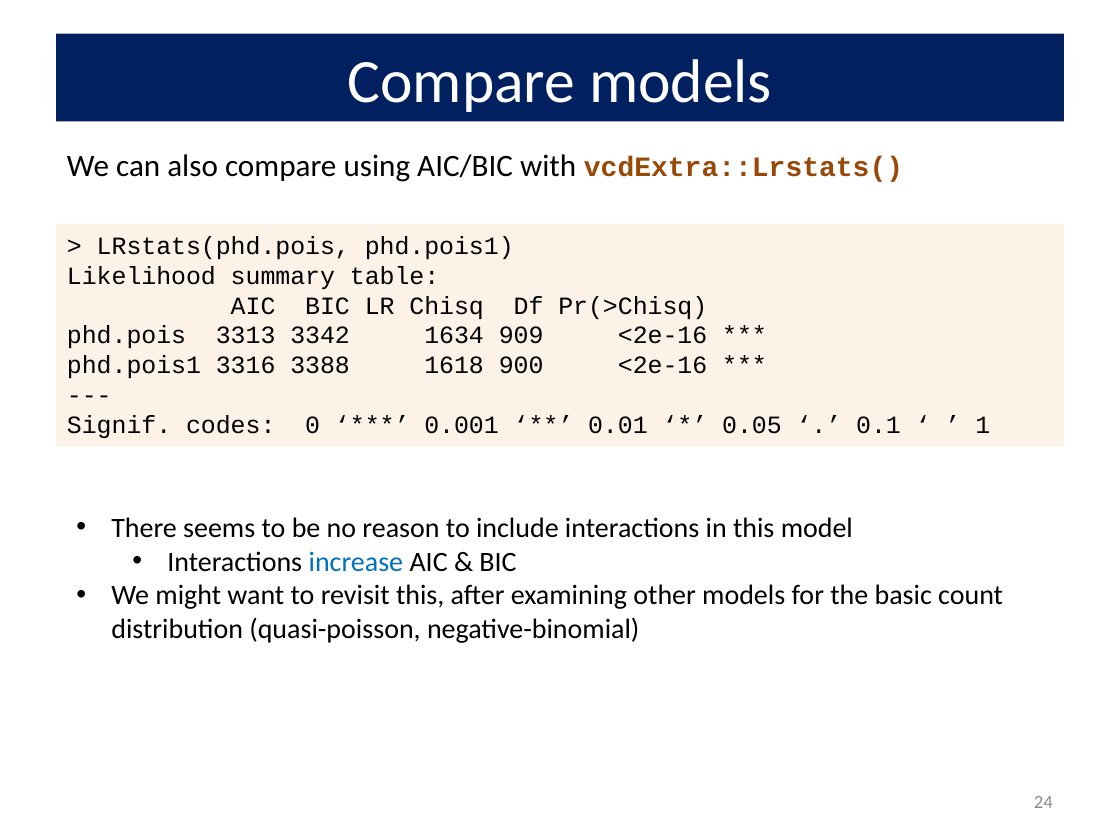
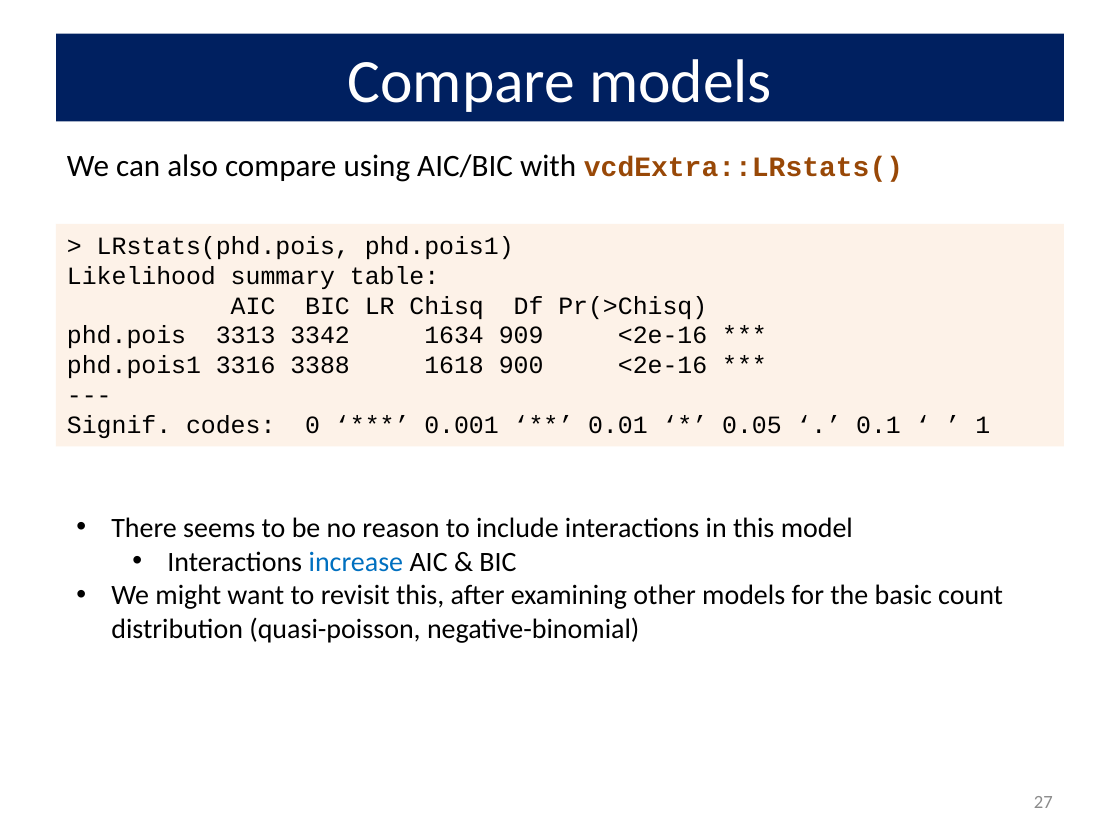
Before and after one commit to friendly/psy6136, a slide deck: slide 27 of lectures/09-CountData.pptx (slide 24 before the commit). Drawn at 1120x840 pixels with LibreOffice and Linux fonts; fonts in the diff are those of the drawing. Boxes give left, top, right and bottom in pixels: in the first picture for what was removed or moved away, otherwise in the second. Text is boxed around its words. In the diff, an @@ line names an element or a change of style, - is before the commit and + after.

Commit message:
lectures 08,09

```diff
--- a/lectures/09-CountData.pptx
+++ b/lectures/09-CountData.pptx
@@ text at (x1=67, y1=154, x2=903, y2=182): text changed @@
-We can also compare using AIC/BIC with vcdExtra::Lrstats()
+We can also compare using AIC/BIC with vcdExtra::LRstats()
@@ page number at (x1=1034, y1=796, x2=1053, y2=808): text changed @@
-24
+27
```
Also in this commit, not shown: 11 other slides changed, 5 slides added, 3 other files.
